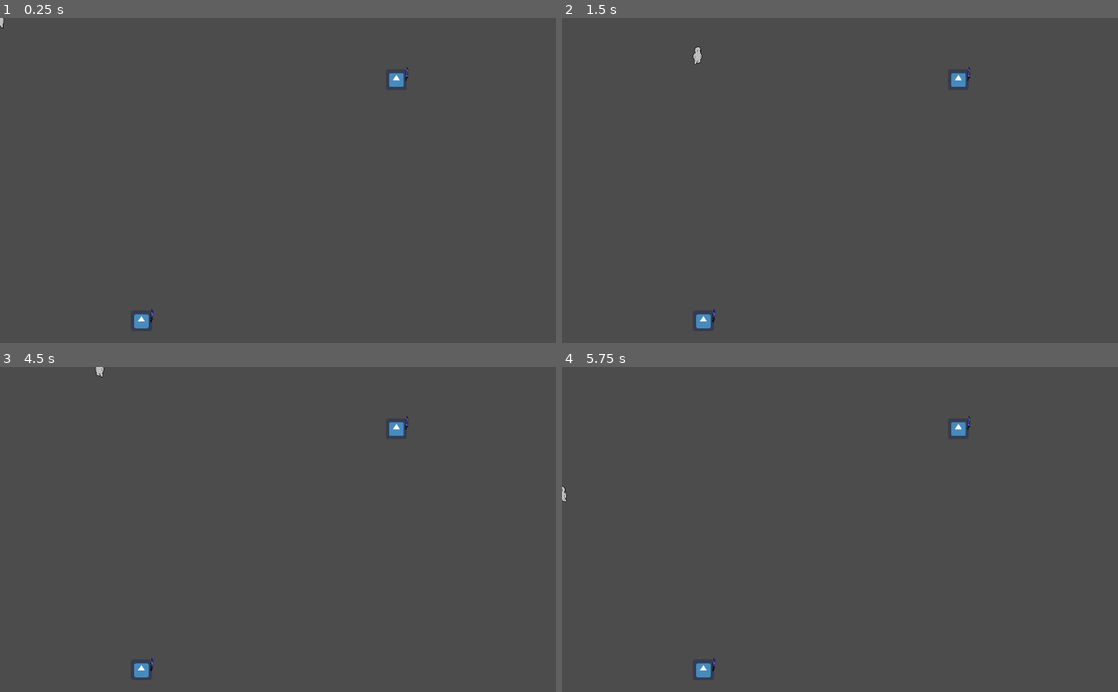
Above: before the commit, frames 1-4 (two rows, left to right).
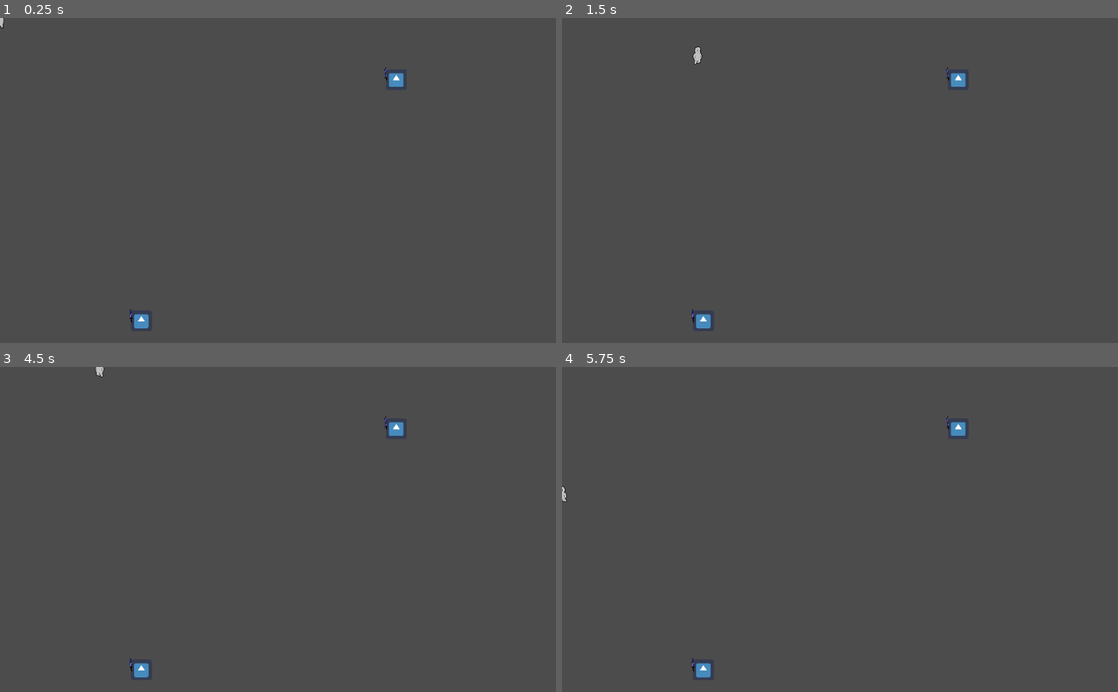
Above: after the commit, the same moments.

Repository: Shakespearian-Apes/Prototype-Build
Game: Godot game, scene res://Levels/Test_Level.tscn
Two runs of this game, one before a commit and one after it. Both use one fixed random seed, a clock stepped at 60 frames per second and the inputs below. The project has no main scene, so this scene is started directly. The engine's default icon, where the game draws it, is replaced by a stand-in: a white triangle on a blue panel in a dark square.
Inputs:
- Up to frame 1 (0.25 s): no input
- Up to frame 2 (1.5 s): tap Enter at 0.5 s; hold Right (ui_right) 0.53-1.28 s; tap Space at 1.25 s; hold Down (ui_down) from 1.28 s (still down)
- Up to frame 3 (4.5 s): release Down (ui_down) at 2.03 s; hold Right (ui_right) 2.03-2.78 s; hold Up (ui_up) 2.78-3.53 s; hold Left (ui_left) from 3.53 s (still down)
- Up to frame 4 (5.75 s): release Left (ui_left) at 5.03 s; hold Down (ui_down) from 5.03 s (still down)

The runs differ from the first frame. In frame 1, less than 0.1% of the frame differs, in the area x 23-74%, y 15-96%; in frame 2, less than 0.1%; in frame 3, less than 0.1%; in frame 4, less than 0.1%.

Commit message:
added enemy attack function

Diff:
--- a/Enemies/Enemy_Root.gd
+++ b/Enemies/Enemy_Root.gd
@@ -15,6 +15,6 @@
 			var enemy_position = enemy.get_global_position()
 			var velocity = (player_position - enemy_position).normalized()
 			if enemy_position.distance_to(player_position) <= 50:
-				return
+				enemy.attack()
 			else:
 				enemy.move_and_slide(velocity * 200)
--- a/Enemies/Speedster/Speed_Enemy.gd
+++ b/Enemies/Speedster/Speed_Enemy.gd
@@ -1,6 +1,7 @@
 extends KinematicBody2D
 
 var see_player = false
+var player
 
 func _on_Player_Detection_area_entered(area):
 	see_player = true
@@ -10,4 +11,16 @@
 	see_player = false
 
 func _physics_process(delta):
-	pass
+	player = get_node_or_null("../../Player_Root").get_child(0)
+	set_animation()
+
+func set_animation():
+	if player.get_global_position().x > get_global_position().x:
+		$Sprite.set_scale(Vector2(1,1))
+	elif player.get_global_position().x < get_global_position().x:
+		$Sprite.set_scale(Vector2(-1,1))
+	elif player.get_global_position().x == get_global_position().x:
+		$Sprite.set_scale(Vector2(1,1))
+
+func attack():
+	$AnimationPlayer.play("attack")
